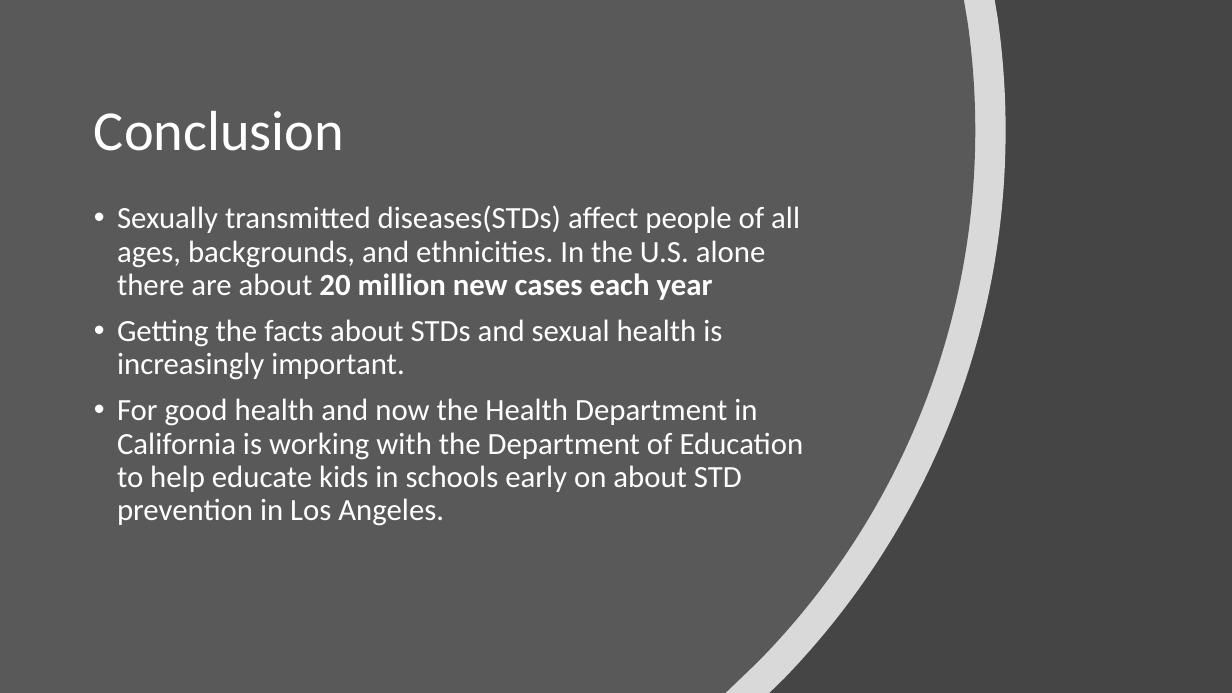
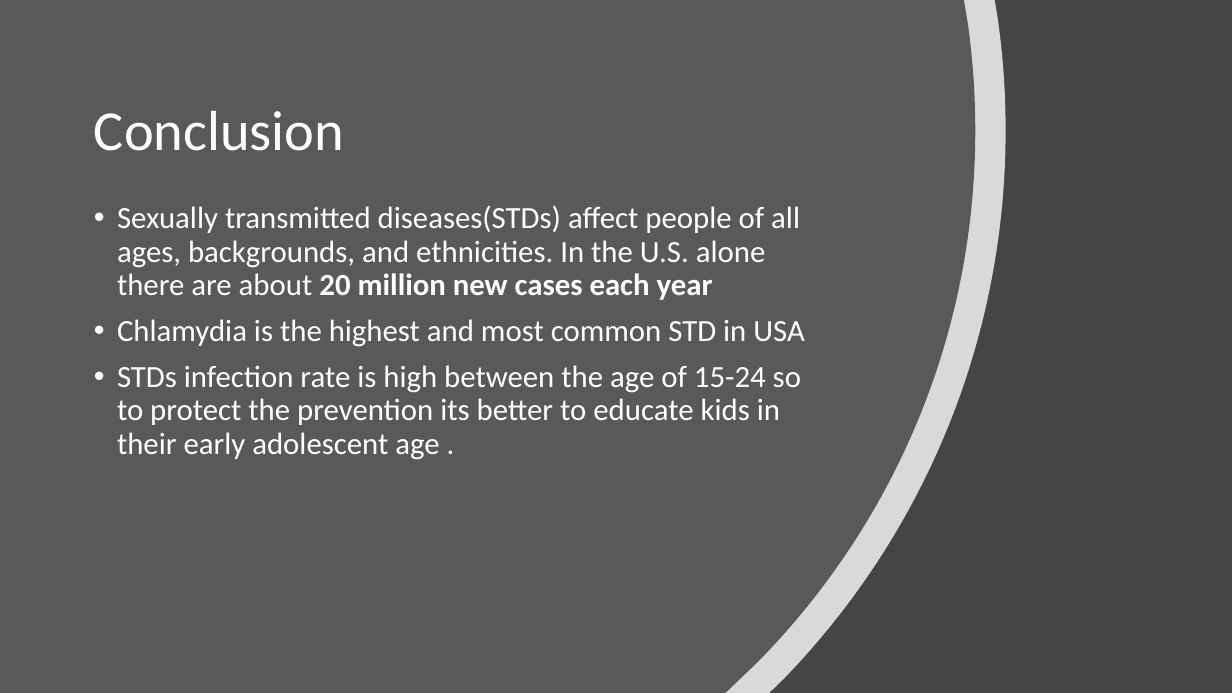
Before and after one commit to fantahunteka1980/Analysis-of-STDS, a slide deck: slide 7 of STD Infection in USA capstone.pptx. Drawn at 1232x693 pixels with LibreOffice and Linux fonts; fonts in the diff are those of the drawing. Boxes give left, top, right and bottom in pixels: in the first picture for what was removed or moved away, otherwise in the second. Text is boxed around its words. In the diff, an @@ line names an element or a change of style, - is before the commit and + after.

```diff
--- a/STD Infection in USA capstone.pptx
+++ b/STD Infection in USA capstone.pptx
@@ text at box(117, 319, 804, 460): text changed @@
-• Getting the facts about STDs and sexual health is increasingly important.
-• For good health and now the Health Department in California is working with the Department of Education to help educate kids in schools early on about STD prevention in Los Angeles.
+• Chlamydia is the highest and most common STD in USA
+• STDs infection rate is high between the age of 15-24 so to protect the prevention its better to educate kids in their early adolescent age .
```
Also in this commit, not shown: 2 other slides changed, 1 other file.
